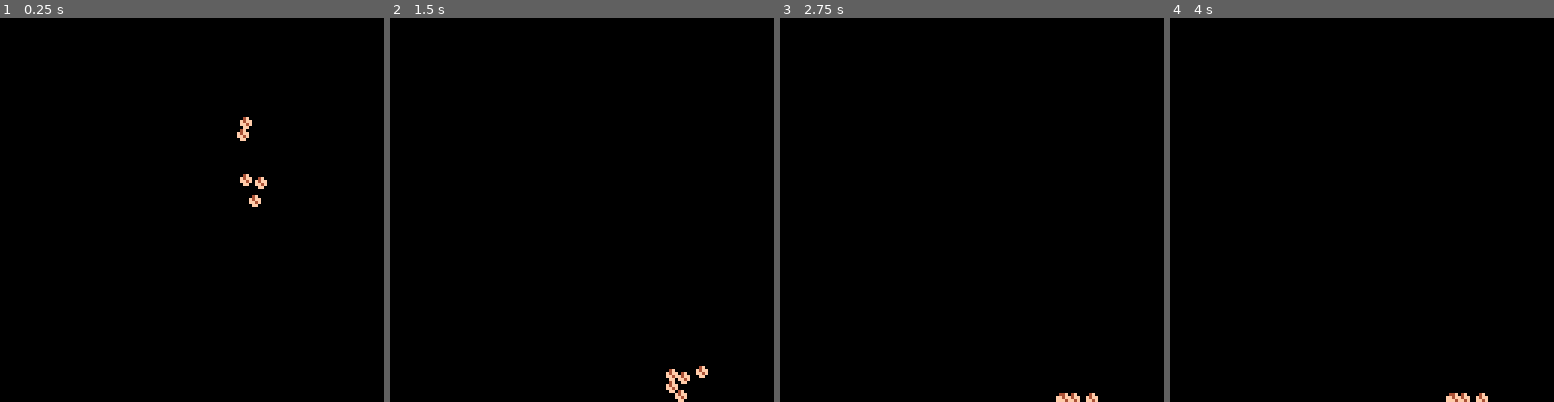
Above: before the commit, frames 1-4 (left to right).
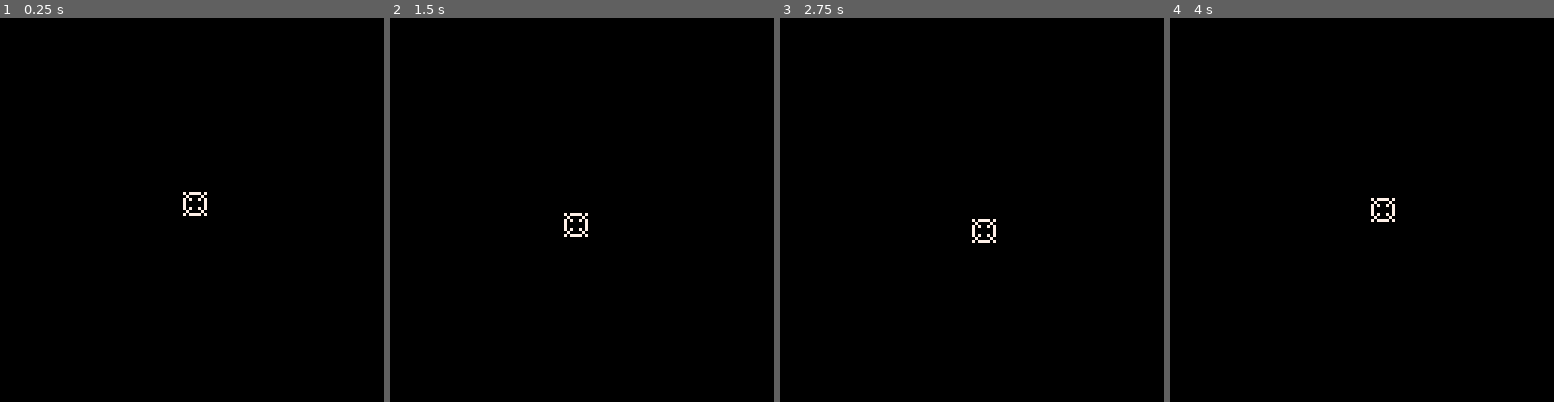
Above: after the commit, the same moments.

Repository: josiahp/setsubun
Game: PICO-8 cartridge setsubun.p8
The game is run twice, just before and just after one commit, with the same random seed, the same clock (stepped at 60 frames per second) and the same inputs.
Inputs:
- Up to frame 1 (0.25 s): no input
- Up to frame 2 (1.5 s): no input
- Up to frame 3 (2.75 s): hold Right 1.6-2.1 s; hold Right from 2.47 s (still down)
- Up to frame 4 (4 s): release Right at 3.03 s; hold Left 3.08-3.58 s

The runs differ from the first frame. In frame 1, 0.5% of the frame differs, in the area x 47-70%, y 25-52%; in frame 2, 0.5%; in frame 3, 0.4%; in frame 4, 0.4%.

Commit message:
add moving target

Diff:
--- a/setsubun.p8
+++ b/setsubun.p8
@@ -9,9 +9,12 @@
  gravity=9.81*2
  dt=0
  drag=0.1
- dad=init_dad(63,63)
- beans_init()
- bg=beans_new(63,63,5)
+ --dad=init_dad(63,63)
+ --beans_init()
+ --bg=beans_new(63,63,5)
+ target_init()
+
+ tar=target_new(63,63)
 end
 
 function _update()
@@ -19,15 +22,18 @@
  dt=tt-t
  t=tt
 
- dad:update(dt)
+ tar:update(dt)
+
+ --dad:update(dt)
  --beans:update(dt)
- bg:update(dt)
+ --bg:update(dt)
 end
 
 function _draw()
  cls()
+ tar:draw()
  --dad:draw()
- bg:draw()
+ --bg:draw()
 end
 -->8
 --dad
@@ -108,15 +114,35 @@
  setmetatable(beans,beans_meta)
  return beans
 end
+-->8
+--targeting
+function target_init()
+ target_proto={
+  update=function(t,dt)
+   t.txo=cos(time())*5
+   t.tyo=sin(time())*5
+  end,
+  draw=function(t)
+   spr(4,t.x+t.txo,t.y+t.tyo)
+  end,
+ }
+ target_meta={__index=target_proto}
+end
+
+function target_new(x,y)
+ local t={x=x,y=y,txo=0,tyo=0}
+ setmetatable(t,target_meta)
+ return t
+end
 __gfx__
-00000000000077000077000000000000000000000000000000000000000000000000000000000000000000000000000000000000000000000000000000000000
-00000000000077000077000000000000000000000000000000000000000000000000000000000000000000000000000000000000000000000000000000000000
-007007000007ee7007ee70000004f000000000000000000000000000000000000000000000000000000000000000000000000000000000000000000000000000
-000770000007ee7007ee700000f4ff00000000000000000000000000000000000000000000000000000000000000000000000000000000000000000000000000
-000770000007ee7777ee700000ff4f00000000000000000000000000000000000000000000000000000000000000000000000000000000000000000000000000
-007007000007ee7777ee7000000ff000000000000000000000000000000000000000000000000000000000000000000000000000000000000000000000000000
-00000000007777777777770000000000000000000000000000000000000000000000000000000000000000000000000000000000000000000000000000000000
-00000000077777777777777000000000000000000000000000000000000000000000000000000000000000000000000000000000000000000000000000000000
+00000000000077000077000000000000707777070000000000000000000000000000000000000000000000000000000000000000000000000000000000000000
+00000000000077000077000000000000070000700000000000000000000000000000000000000000000000000000000000000000000000000000000000000000
+007007000007ee7007ee70000004f000707007070000000000000000000000000000000000000000000000000000000000000000000000000000000000000000
+000770000007ee7007ee700000f4ff00700000070000000000000000000000000000000000000000000000000000000000000000000000000000000000000000
+000770000007ee7777ee700000ff4f00700000070000000000000000000000000000000000000000000000000000000000000000000000000000000000000000
+007007000007ee7777ee7000000ff000707007070000000000000000000000000000000000000000000000000000000000000000000000000000000000000000
+00000000007777777777770000000000070000700000000000000000000000000000000000000000000000000000000000000000000000000000000000000000
+00000000077777777777777000000000707777070000000000000000000000000000000000000000000000000000000000000000000000000000000000000000
 00000000077777777777777000000000000000000000000000000000000000000000000000000000000000000000000000000000000000000000000000000000
 00000000077777777777777000000000000000000000000000000000000000000000000000000000000000000000000000000000000000000000000000000000
 00000000077777777777777000000000000000000000000000000000000000000000000000000000000000000000000000000000000000000000000000000000
